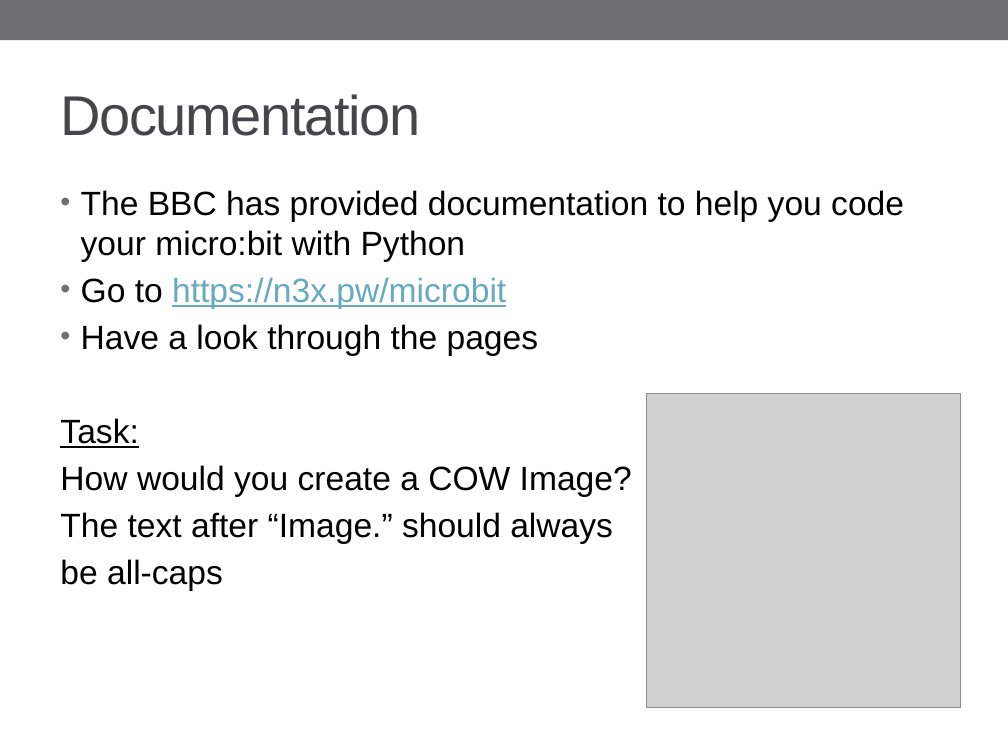
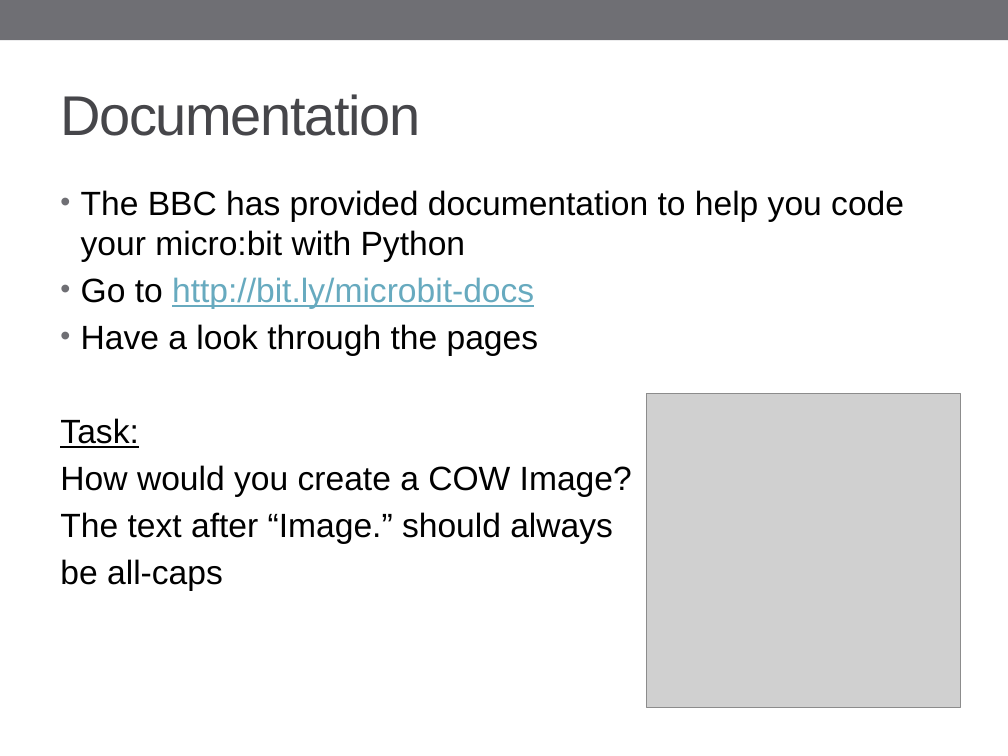
Before and after one commit to odiffey/microbit-lesson, a slide deck: slide 7 of BBC microbit lesson 1.pptx. Drawn at 1008x756 pixels with LibreOffice and Linux fonts; fonts in the diff are those of the drawing; grey boxes stand for pictures. Boxes give left, top, right and bottom in pixels: in the first picture for what was removed or moved away, otherwise in the second. Text is boxed around its words. In the diff, an @@ line names an element or a change of style, - is before the commit and + after.

```diff
--- a/BBC microbit lesson 1.pptx
+++ b/BBC microbit lesson 1.pptx
@@ text at (81,277,534,309): text changed @@
-• Go to https://n3x.pw/microbit
+• Go to http://bit.ly/microbit-docs
```
Also in this commit, not shown: 3 other slides changed.
